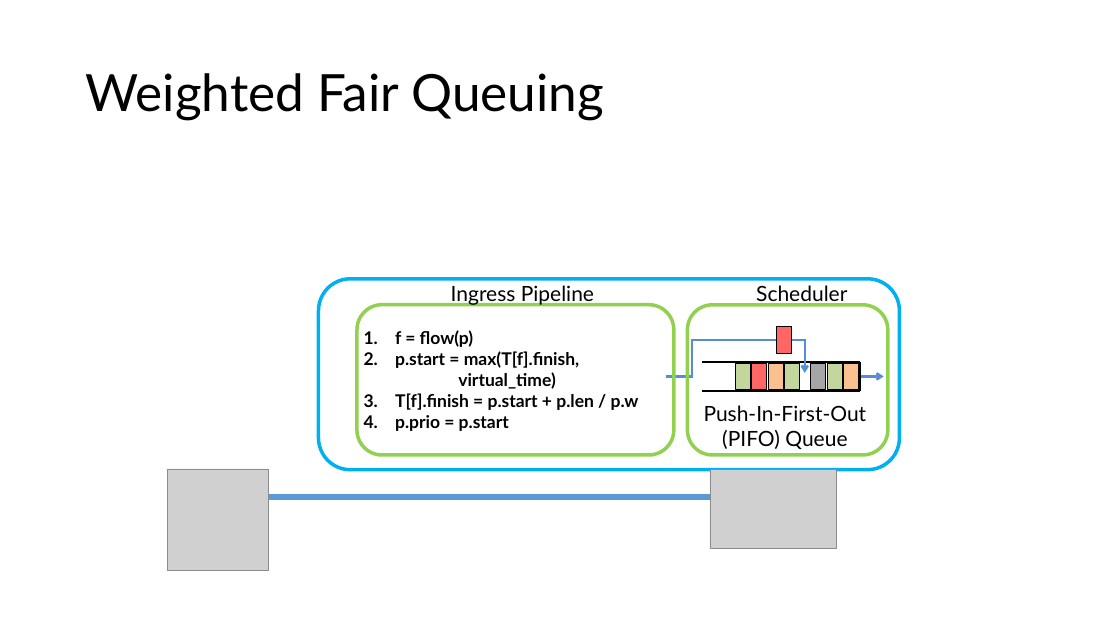
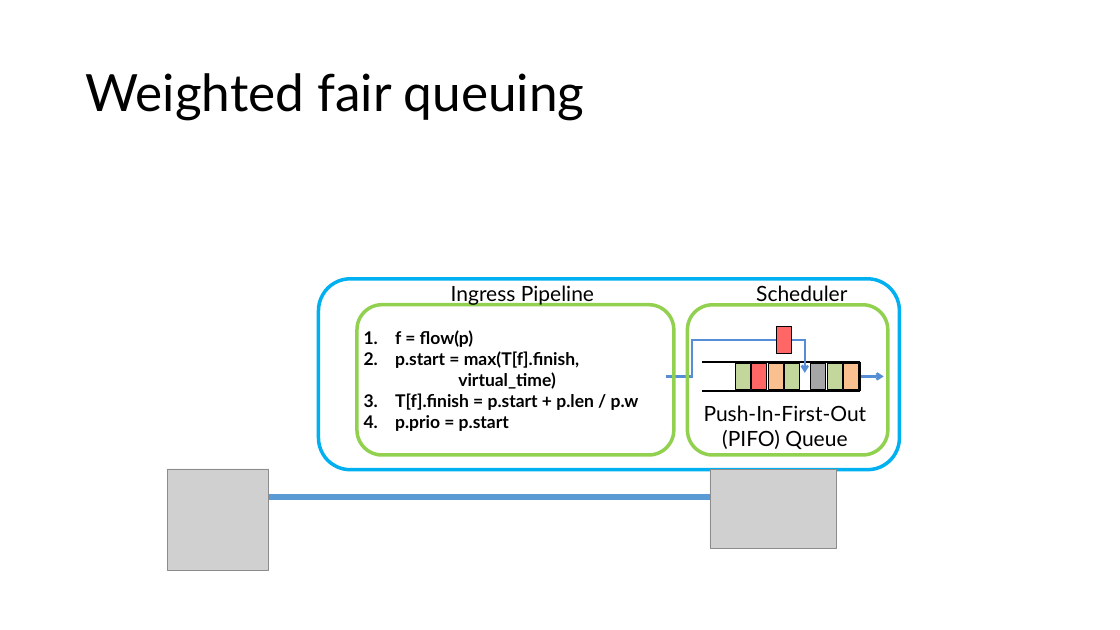
Before and after one commit to anirudhSK/pifo-domino-marple-ppts, a slide deck: slide 42 of domino_pifo.pptx. Drawn at 1120x630 pixels with LibreOffice and Linux fonts; fonts in the diff are those of the drawing; grey boxes stand for pictures. Boxes give left, top, right and bottom in pixels: in the first picture for what was removed or moved away, otherwise in the second. Text is boxed around its words. In the diff, an @@ line names an element or a change of style, - is before the commit and + after.

```diff
--- a/domino_pifo.pptx
+++ b/domino_pifo.pptx
@@ title at <box>85,73,585,120</box>: text changed @@
-Weighted Fair Queuing
+Weighted fair queuing
```
Also in this commit, not shown: 8 other slides changed.
